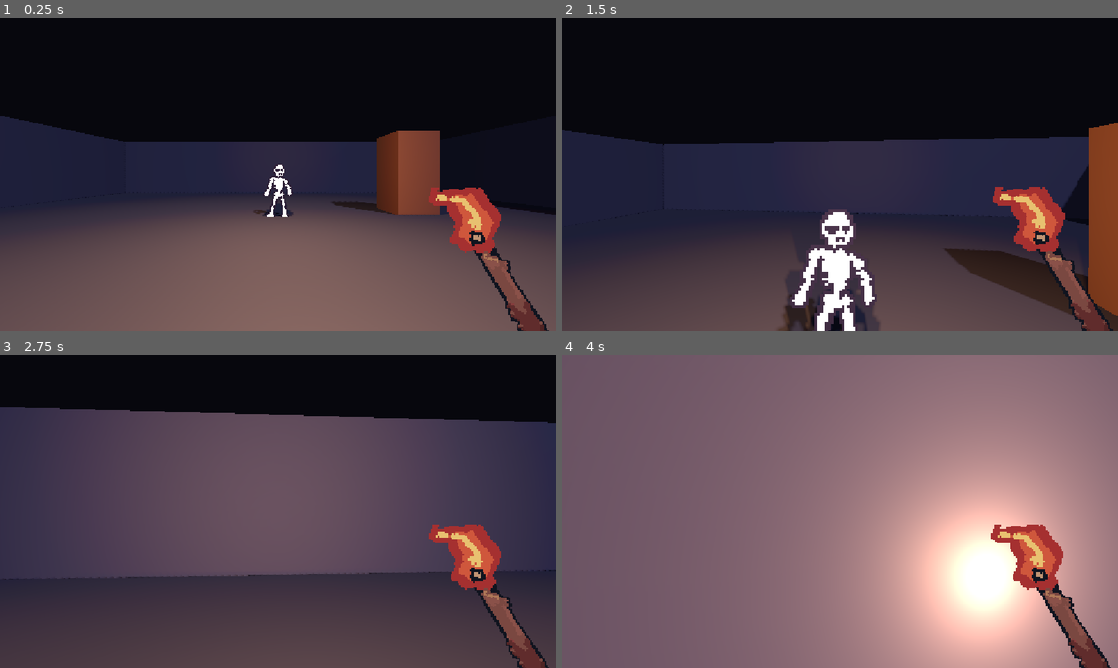
Above: before the commit, frames 1-4 (two rows, left to right).
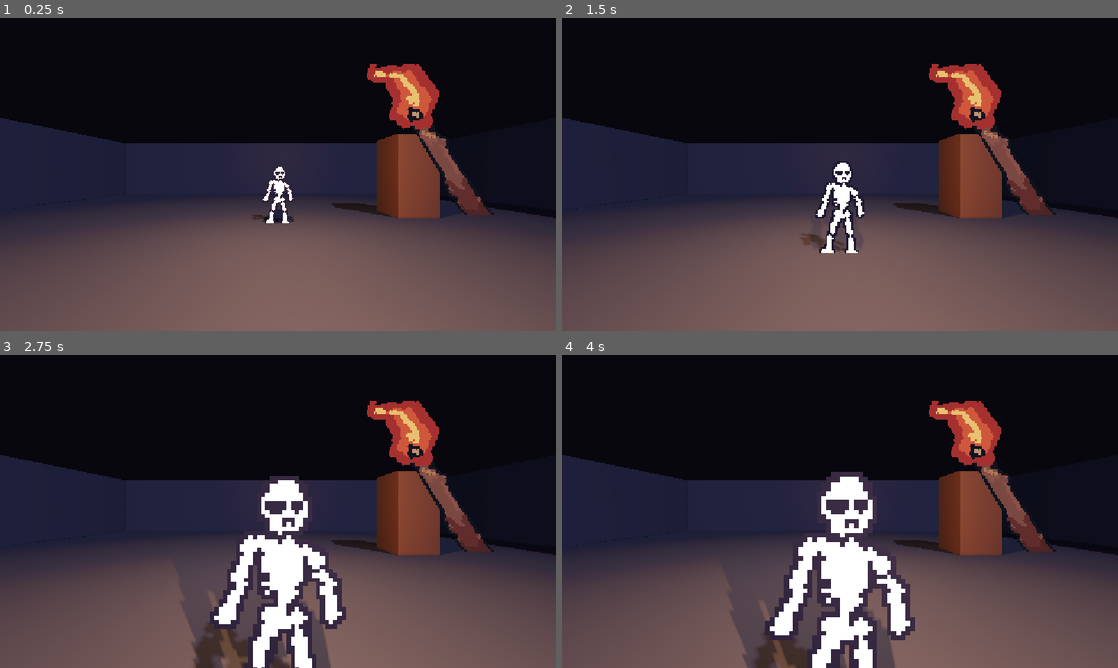
Above: after the commit, the same moments.

Repository: WatcherAtTheThreshold/threshold-deep
Game: Godot game, scene res://scenes/main.tscn
The game is run twice, just before and just after one commit, with the same random seed, the same clock (stepped at 60 frames per second) and the same inputs.
Inputs (mouse positions are in pixels of both pictures, inside the frame that each line leads up to):
- Up to frame 1 (0.25 s): no input
- Up to frame 2 (1.5 s): tap Enter at 0.5 s; move the mouse to (867, 174) at 0.52 s; press the mouse at (867, 174) at 0.53 s; hold W (move_forward) from 0.53 s (still down); tap Space (jump) at 0.77 s; move the mouse to (812, 174) at 1.27 s; release the mouse at (812, 174) at 1.28 s; click (812, 174) at 1.35 s
- Up to frame 3 (2.75 s): keep holding W (move_forward); tap Space (jump) at 1.52 s; move the mouse to (289, 505) at 2.02 s; press the mouse at (289, 505) at 2.03 s; tap R at 2.1 s
- Up to frame 4 (4 s): keep holding W (move_forward); move the mouse to (834, 517) at 2.77 s; release the mouse at (834, 517) at 2.78 s; click (834, 517) at 2.85 s; tap Space (jump) at 3.02, 3.77 s; move the mouse to (878, 514) at 3.52 s; press the mouse at (878, 514) at 3.53 s

The runs differ from the first frame. In frame 1, 6.0% of the frame differs, in the area x 0-100%, y 14-100%; in frame 2, 45%; in frame 3, 72%; in frame 4, 95%, in the area x 0-100%, y 0-100%.
Error after the commit: Parse Error: Cannot infer the type of "to" variable because the value doesn't have a set type. (res://scripts/player.gd:76)

Commit message:
Combat loop: skeletons chase and attack, torch melee, hearts HUD
- skeleton.tscn/gd: CharacterBody3D enemy with line-of-sight aggro,
  chase, touch attacks on cooldown, hurt flash, knockback, fade-out
  death; both maps now spawn these instead of decorative sprites
- player.gd: 5 hearts of health, invulnerability window, left-click
  melee swing hitting enemies in a forward arc, death reloads the run
- hud.gd: placeholder heart squares + red hurt flash on the player HUD
- viewmodel.gd: torch swing animation on attack

Co-Authored-By: Claude Fable 5 <noreply@anthropic.com>

Diff:
--- a/project.godot
+++ b/project.godot
@@ -47,6 +47,11 @@
 "events": [Object(InputEventKey,"resource_local_to_scene":false,"resource_name":"","device":-1,"window_id":0,"alt_press …(190 unchanged characters)…
 ]
 }
+attack={
+"deadzone": 0.5,
+"events": [Object(InputEventMouseButton,"resource_local_to_scene":false,"resource_name":"","device":-1,"window_id":0,"alt_pressed":false,"shift_pressed":false,"ctrl_pressed":false,"meta_pressed":false,"button_mask":0,"position":Vector2(0, 0),"global_position":Vector2(0, 0),"factor":1.0,"button_index":1,"canceled":false,"pressed":false,"double_click":false,"script":null)
+]
+}
 
 [physics]
 
--- a/scenes/main.tscn
+++ b/scenes/main.tscn
@@ -1,6 +1,6 @@
 [gd_scene load_steps=7 format=3]
 
-[ext_resource type="Texture2D" path="res://assets/sprites/skeleton.png" id="1_skeleton"]
+[ext_resource type="PackedScene" path="res://scenes/skeleton.tscn" id="1_skeleton"]
 [ext_resource type="PackedScene" path="res://scenes/player.tscn" id="2_player"]
 
 [sub_resource type="Environment" id="Environment_main"]
@@ -97,14 +97,8 @@
 use_collision = true
 material = SubResource("mat_block")
 
-[node name="Skeleton" type="Sprite3D" parent="."]
+[node name="Skeleton" parent="." instance=ExtResource("1_skeleton")]
 position = Vector3(0, 1, -3)
-pixel_size = 0.03125
-billboard = 2
-shaded = true
-alpha_cut = 1
-texture_filter = 0
-texture = ExtResource("1_skeleton")
 
 [node name="Player" parent="." instance=ExtResource("2_player")]
 position = Vector3(0, 1, 4)
--- a/scenes/player.tscn
+++ b/scenes/player.tscn
@@ -1,8 +1,9 @@
-[gd_scene load_steps=5 format=3]
+[gd_scene load_steps=6 format=3]
 
 [ext_resource type="Script" path="res://scripts/player.gd" id="1_player"]
 [ext_resource type="Script" path="res://scripts/viewmodel.gd" id="2_viewmodel"]
 [ext_resource type="Texture2D" path="res://assets/sprites/hand-torch.png" id="3_hand"]
+[ext_resource type="Script" path="res://scripts/hud.gd" id="4_hud"]
 
 [sub_resource type="CapsuleShape3D" id="capsule_player"]
 radius = 0.4
@@ -25,6 +26,20 @@
 shadow_enabled = true
 
 [node name="HUD" type="CanvasLayer" parent="."]
+script = ExtResource("4_hud")
+
+[node name="HurtFlash" type="ColorRect" parent="HUD"]
+anchor_right = 1.0
+anchor_bottom = 1.0
+color = Color(0.7, 0.08, 0.08, 0)
+mouse_filter = 2
+
+[node name="Hearts" type="HBoxContainer" parent="HUD"]
+offset_left = 16.0
+offset_top = 12.0
+offset_right = 320.0
+offset_bottom = 48.0
+theme_override_constants/separation = 6
 
 [node name="HandTorch" type="TextureRect" parent="HUD"]
 texture_filter = 1
--- /dev/null
+++ b/scenes/skeleton.tscn
@@ -0,0 +1,23 @@
+[gd_scene load_steps=4 format=3]
+
+[ext_resource type="Script" path="res://scripts/skeleton.gd" id="1_skeleton"]
+[ext_resource type="Texture2D" path="res://assets/sprites/skeleton.png" id="2_texture"]
+
+[sub_resource type="CapsuleShape3D" id="capsule_skeleton"]
+radius = 0.5
+height = 1.8
+
+[node name="Skeleton" type="CharacterBody3D" groups=["enemies"]]
+script = ExtResource("1_skeleton")
+
+[node name="CollisionShape3D" type="CollisionShape3D" parent="."]
+shape = SubResource("capsule_skeleton")
+
+[node name="Sprite" type="Sprite3D" parent="."]
+position = Vector3(0, 0.1, 0)
+pixel_size = 0.03125
+billboard = 2
+shaded = true
+alpha_cut = 1
+texture_filter = 0
+texture = ExtResource("2_texture")
--- a/scripts/dungeon.gd
+++ b/scripts/dungeon.gd
@@ -1,6 +1,6 @@
 extends Node3D
 
-const SKELETON_TEXTURE := preload("res://assets/sprites/skeleton.png")
+const SKELETON_SCENE := preload("res://scenes/skeleton.tscn")
 const GRID_WIDTH := 40
 const GRID_HEIGHT := 28
 const ROOM_ATTEMPTS := 14
@@ -44,13 +44,7 @@
 	# Player starts in the first room; every other room gets a skeleton.
 	player.position = _cell_to_world(rooms[0].get_center())
 	for i in range(1, rooms.size()):
-		var skeleton := Sprite3D.new()
-		skeleton.texture = SKELETON_TEXTURE
-		skeleton.pixel_size = 0.03125
-		skeleton.billboard = BaseMaterial3D.BILLBOARD_FIXED_Y
-		skeleton.shaded = true
-		skeleton.alpha_cut = SpriteBase3D.ALPHA_CUT_DISCARD
-		skeleton.texture_filter = BaseMaterial3D.TEXTURE_FILTER_NEAREST
+		var skeleton := SKELETON_SCENE.instantiate()
 		skeleton.position = _cell_to_world(rooms[i].get_center())
 		add_child(skeleton)
 
--- /dev/null
+++ b/scripts/hud.gd
@@ -0,0 +1,38 @@
+extends CanvasLayer
+
+## Hearts are placeholder red squares until a real 16x16 heart
+## sprite exists — then each ColorRect becomes a TextureRect.
+const HEART_SIZE := Vector2(30, 30)
+const FULL_COLOR := Color(0.88, 0.25, 0.33)
+const EMPTY_COLOR := Color(0.2, 0.2, 0.25)
+
+var last_health := 0
+var heart_rects: Array[ColorRect] = []
+
+@onready var player: CharacterBody3D = get_parent()
+@onready var hearts_box: HBoxContainer = $Hearts
+@onready var hurt_flash: ColorRect = $HurtFlash
+
+
+func _ready() -> void:
+	for i in player.MAX_HEALTH:
+		var rect := ColorRect.new()
+		rect.custom_minimum_size = HEART_SIZE
+		hearts_box.add_child(rect)
+		heart_rects.append(rect)
+	player.health_changed.connect(_on_health_changed)
+	last_health = player.health
+	_refresh(player.health)
+
+
+func _on_health_changed(current: int, _maximum: int) -> void:
+	if current < last_health:
+		hurt_flash.color.a = 0.4
+		create_tween().tween_property(hurt_flash, "color:a", 0.0, 0.4)
+	last_health = current
+	_refresh(current)
+
+
+func _refresh(current: int) -> void:
+	for i in heart_rects.size():
+		heart_rects[i].color = FULL_COLOR if i < current else EMPTY_COLOR
--- a/scripts/player.gd
+++ b/scripts/player.gd
@@ -1,8 +1,20 @@
 extends CharacterBody3D
+
+signal health_changed(current: int, maximum: int)
+signal attacked
 
 const SPEED := 5.0
 const JUMP_VELOCITY := 4.5
 const MOUSE_SENSITIVITY := 0.002
+const MAX_HEALTH := 5
+const ATTACK_COOLDOWN := 0.5
+const ATTACK_RANGE := 2.2
+const ATTACK_ARC_DEG := 55.0
+const INVULN_TIME := 1.0
+
+var health := MAX_HEALTH
+var attack_timer := 0.0
+var invuln_timer := 0.0
 
 @onready var camera: Camera3D = $Camera3D
 
@@ -17,6 +29,12 @@
 		rotate_y(-event.relative.x * MOUSE_SENSITIVITY)
 		camera.rotate_x(-event.relative.y * MOUSE_SENSITIVITY)
 		camera.rotation.x = clampf(camera.rotation.x, -PI / 2.0, PI / 2.0)
+	elif event.is_action_pressed("attack"):
+		if Input.get_mouse_mode() == Input.MOUSE_MODE_CAPTURED:
+			_attack()
+		else:
+			# Clicking back into the window recaptures instead of swinging.
+			Input.set_mouse_mode(Input.MOUSE_MODE_CAPTURED)
 	elif event.is_action_pressed("ui_cancel"):
 		# Esc toggles the mouse in and out of capture.
 		if Input.get_mouse_mode() == Input.MOUSE_MODE_CAPTURED:
@@ -26,6 +44,9 @@
 
 
 func _physics_process(delta: float) -> void:
+	attack_timer = maxf(attack_timer - delta, 0.0)
+	invuln_timer = maxf(invuln_timer - delta, 0.0)
+
 	if not is_on_floor():
 		velocity += get_gravity() * delta
 
@@ -42,3 +63,30 @@
 		velocity.z = move_toward(velocity.z, 0.0, SPEED)
 
 	move_and_slide()
+
+
+func _attack() -> void:
+	if attack_timer > 0.0:
+		return
+	attack_timer = ATTACK_COOLDOWN
+	attacked.emit()
+	# Melee arc: hit every enemy close enough and roughly in front.
+	var forward := -global_transform.basis.z
+	for enemy in get_tree().get_nodes_in_group("enemies"):
+		var to := enemy.global_position - global_position
+		to.y = 0.0
+		if to.length() <= ATTACK_RANGE \
+				and forward.angle_to(to.normalized()) <= deg_to_rad(ATTACK_ARC_DEG):
+			enemy.take_damage(1, to.normalized())
+
+
+func take_damage(amount: int, push_dir: Vector3) -> void:
+	if invuln_timer > 0.0 or health <= 0:
+		return
+	invuln_timer = INVULN_TIME
+	health = maxi(health - amount, 0)
+	health_changed.emit(health, MAX_HEALTH)
+	velocity += push_dir * 5.0 + Vector3.UP * 2.5
+	if health == 0:
+		print("You died. The dungeon reshuffles its bones...")
+		get_tree().reload_current_scene.call_deferred()
--- /dev/null
+++ b/scripts/skeleton.gd
@@ -0,0 +1,73 @@
+extends CharacterBody3D
+
+const SPEED := 2.0
+const SIGHT_RANGE := 10.0
+const ATTACK_RANGE := 1.4
+const ATTACK_COOLDOWN := 1.2
+const MAX_HEALTH := 3
+
+var health := MAX_HEALTH
+var attack_timer := 0.0
+var dead := false
+
+@onready var sprite: Sprite3D = $Sprite
+@onready var player: CharacterBody3D = get_tree().get_first_node_in_group("player")
+
+
+func _physics_process(delta: float) -> void:
+	if dead:
+		return
+	attack_timer = maxf(attack_timer - delta, 0.0)
+	if not is_on_floor():
+		velocity += get_gravity() * delta
+
+	var to_player := player.global_position - global_position
+	to_player.y = 0.0
+	var dist := to_player.length()
+
+	if dist < SIGHT_RANGE and _can_see_player():
+		if dist > ATTACK_RANGE:
+			var dir := to_player.normalized()
+			velocity.x = dir.x * SPEED
+			velocity.z = dir.z * SPEED
+		else:
+			velocity.x = 0.0
+			velocity.z = 0.0
+			if attack_timer == 0.0:
+				attack_timer = ATTACK_COOLDOWN
+				player.take_damage(1, to_player.normalized())
+	else:
+		velocity.x = move_toward(velocity.x, 0.0, SPEED)
+		velocity.z = move_toward(velocity.z, 0.0, SPEED)
+
+	move_and_slide()
+
+
+func _can_see_player() -> bool:
+	# A wall between us means no aggro — no x-ray vision through the dungeon.
+	var query := PhysicsRayQueryParameters3D.create(
+		global_position + Vector3.UP * 0.5,
+		player.global_position + Vector3.UP * 0.3,
+		1, [get_rid(), player.get_rid()])
+	return get_world_3d().direct_space_state.intersect_ray(query).is_empty()
+
+
+func take_damage(amount: int, push_dir: Vector3) -> void:
+	if dead:
+		return
+	health -= amount
+	velocity += push_dir * 6.0
+	sprite.modulate = Color(1.0, 0.3, 0.3)
+	create_tween().tween_property(sprite, "modulate", Color.WHITE, 0.25)
+	if health <= 0:
+		_die()
+
+
+func _die() -> void:
+	dead = true
+	remove_from_group("enemies")
+	$CollisionShape3D.set_deferred("disabled", true)
+	var tween := create_tween().set_parallel(true)
+	tween.tween_property(sprite, "modulate:a", 0.0, 0.6)
+	tween.tween_property(sprite, "position:y", sprite.position.y - 0.8, 0.6)
+	tween.chain().tween_callback(queue_free)
--- a/scripts/viewmodel.gd
+++ b/scripts/viewmodel.gd
@@ -6,10 +6,13 @@
 
 var bob_time := 0.0
 var base_position: Vector2
+var swing_offset := Vector2.ZERO
 
 
 func _ready() -> void:
 	base_position = position
+	pivot_offset = Vector2(size.x * 0.5, size.y)
+	player.attacked.connect(_on_attacked)
 
 
 func _process(delta: float) -> void:
@@ -17,7 +20,18 @@
 	var ground_speed := Vector2(player.velocity.x, player.velocity.z).length()
 	if ground_speed > 0.1 and player.is_on_floor():
 		bob_time += delta * ground_speed * 2.0
-	position = base_position + Vector2(
+	position = base_position + swing_offset + Vector2(
 		sin(bob_time) * SWAY_AMOUNT,
 		absf(cos(bob_time)) * SWAY_AMOUNT * 0.5
 	)
+
+
+func _on_attacked() -> void:
+	# Quick arc toward screen center, then settle back.
+	var tween := create_tween().set_parallel(true)
+	tween.tween_property(self, "swing_offset", Vector2(-60.0, -20.0), 0.07) \
+			.set_trans(Tween.TRANS_QUAD).set_ease(Tween.EASE_OUT)
+	tween.tween_property(self, "rotation", -0.55, 0.07) \
+			.set_trans(Tween.TRANS_QUAD).set_ease(Tween.EASE_OUT)
+	tween.chain().tween_property(self, "swing_offset", Vector2.ZERO, 0.22)
+	tween.parallel().tween_property(self, "rotation", 0.0, 0.22)
Not shown, added: scripts/dungeon_generator.gd.uid
Not shown, changed: README.md
